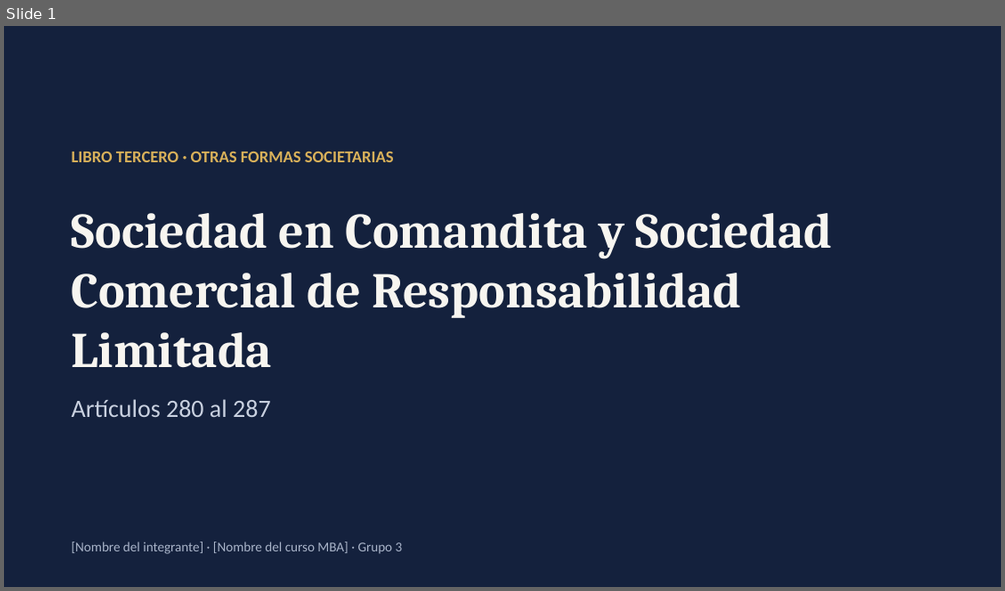
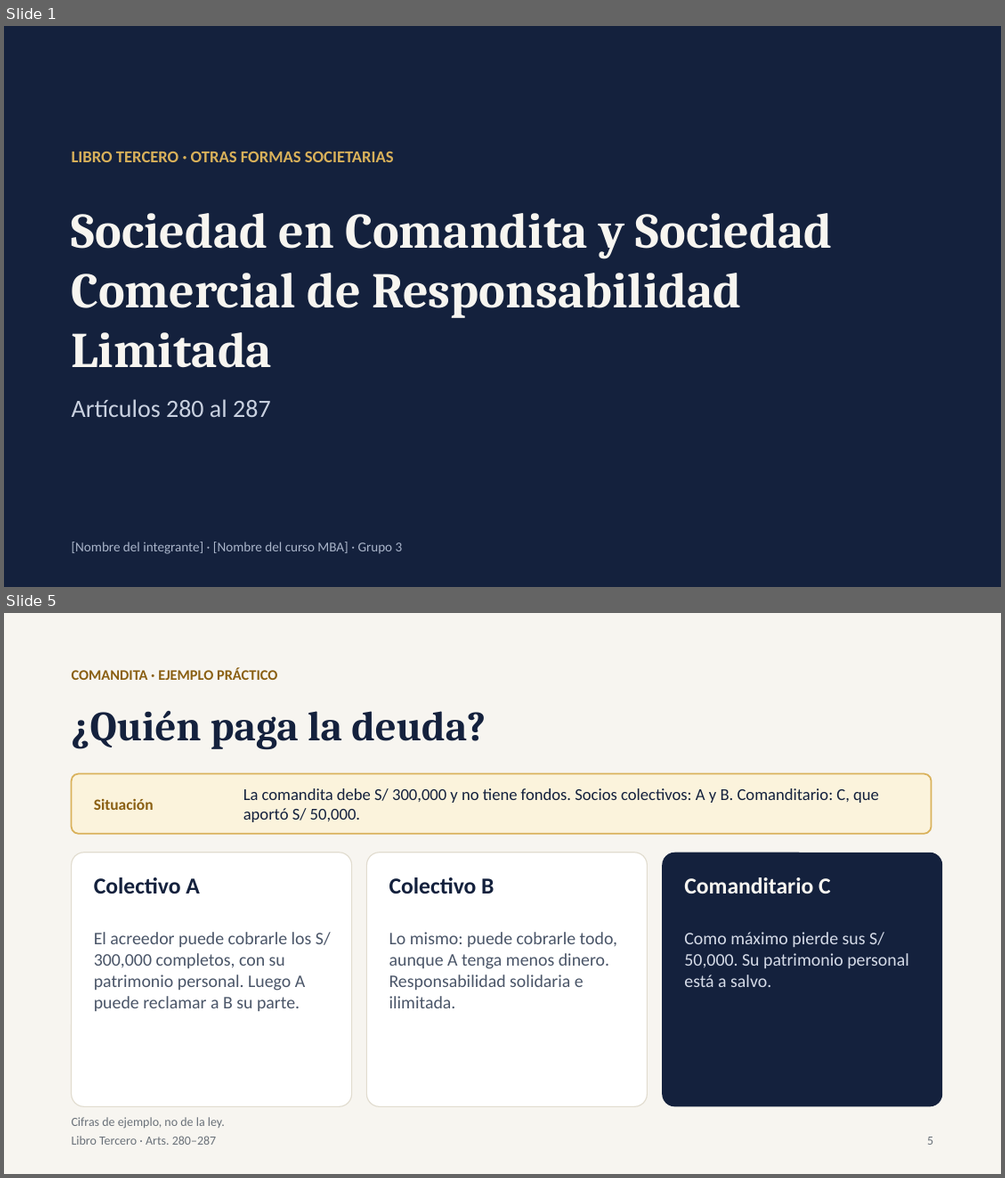
Before and after one commit to chicoma1998-ux/Eh-cloude, a slide deck: Comandita_y_SRL_Exposicion.pptx. Shown one above the other, each under a label of ours: slide 1 before the commit, slides 1 and 5 after it; the slides between them are not shown. The pictures are 1005x591 and 1005x1178 pixels, drawn with LibreOffice and Linux fonts; fonts in the diff are those of the drawing. Boxes give left, top, right and bottom in pixels: in the first picture for what was removed or moved away, otherwise in the second. Text is boxed around its words. In the diff, an @@ line names an element or a change of style, - is before the commit and + after.

```diff
--- a/Comandita_y_SRL_Exposicion.pptx
+++ b/Comandita_y_SRL_Exposicion.pptx
@@ slide 5 added at [4, 613, 1001, 1174], background #F7F5F0 @@
@@ text added at [72, 668, 277, 680], 14 pt, text #8A5F12, bold @@
+COMANDITA · EJEMPLO PRÁCTICO
@@ text added at [72, 711, 485, 749], 40 pt, text #14213D, bold @@
+¿Quién paga la deuda?
@@ rounded rectangle added at [72, 774, 931, 834], fill #FBF3DC, outline #D9B15A 1.5 pt @@
@@ text added at [94, 798, 154, 810], 15 pt, text #8A5F12, bold @@
+Situación
@@ text added at [243, 788, 879, 822], 16 pt, text #14213D @@
+La comandita debe S/ 300,000 y no tiene fondos. Socios colectivos: A y B. Comanditario: C, que aportó S/ 50,000.
@@ rounded rectangle added at [72, 852, 352, 1107], fill #FFFFFF, outline #E1DCCF 1 pt @@
@@ rounded rectangle added at [367, 852, 647, 1107], fill #FFFFFF, outline #E1DCCF 1 pt @@
@@ rounded rectangle added at [662, 852, 942, 1107], fill #14213D @@
@@ text added at [94, 877, 200, 893], 22 pt, text #14213D, bold @@
+Colectivo A
@@ text added at [389, 877, 494, 893], 22 pt, text #14213D, bold @@
+Colectivo B
@@ text added at [684, 877, 831, 893], 22 pt, text #F7F5F0, bold @@
+Comanditario C
@@ text added at [94, 932, 331, 1011], 17 pt, text #4A5568 @@
+El acreedor puede cobrarle los S/ 300,000 completos, con su patrimonio personal. Luego A puede reclamar a B su parte.
@@ text added at [389, 932, 617, 1008], 17 pt, text #4A5568 @@
+Lo mismo: puede cobrarle todo, aunque A tenga menos dinero. Responsabilidad solidaria e ilimitada.
@@ text added at [684, 932, 909, 987], 17 pt, text #D5DBE8 @@
+Como máximo pierde sus S/ 50,000. Su patrimonio personal está a salvo.
@@ text added at [72, 1117, 225, 1128], 12 pt, text #6A7179 @@
+Cifras de ejemplo, no de la ley.
@@ text added at [72, 1135, 216, 1144], 12 pt, text #6A7179 @@
+Libro Tercero · Arts. 280–287
@@ text added at [927, 1136, 933, 1144], 12 pt, text #6A7179 @@
+5
```
Also in this commit, not shown: 8 slides changed, 2 other slides added.
